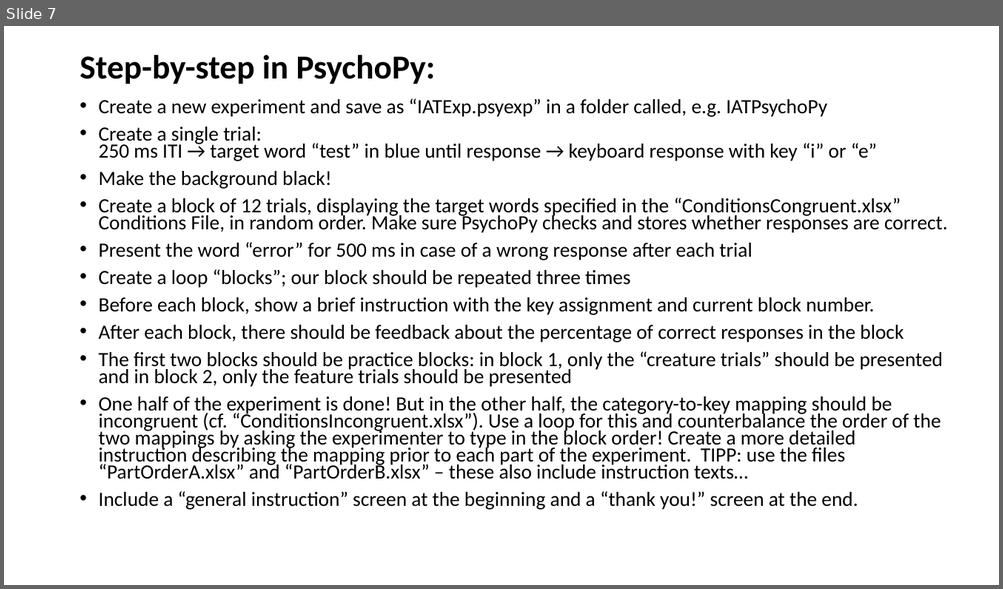
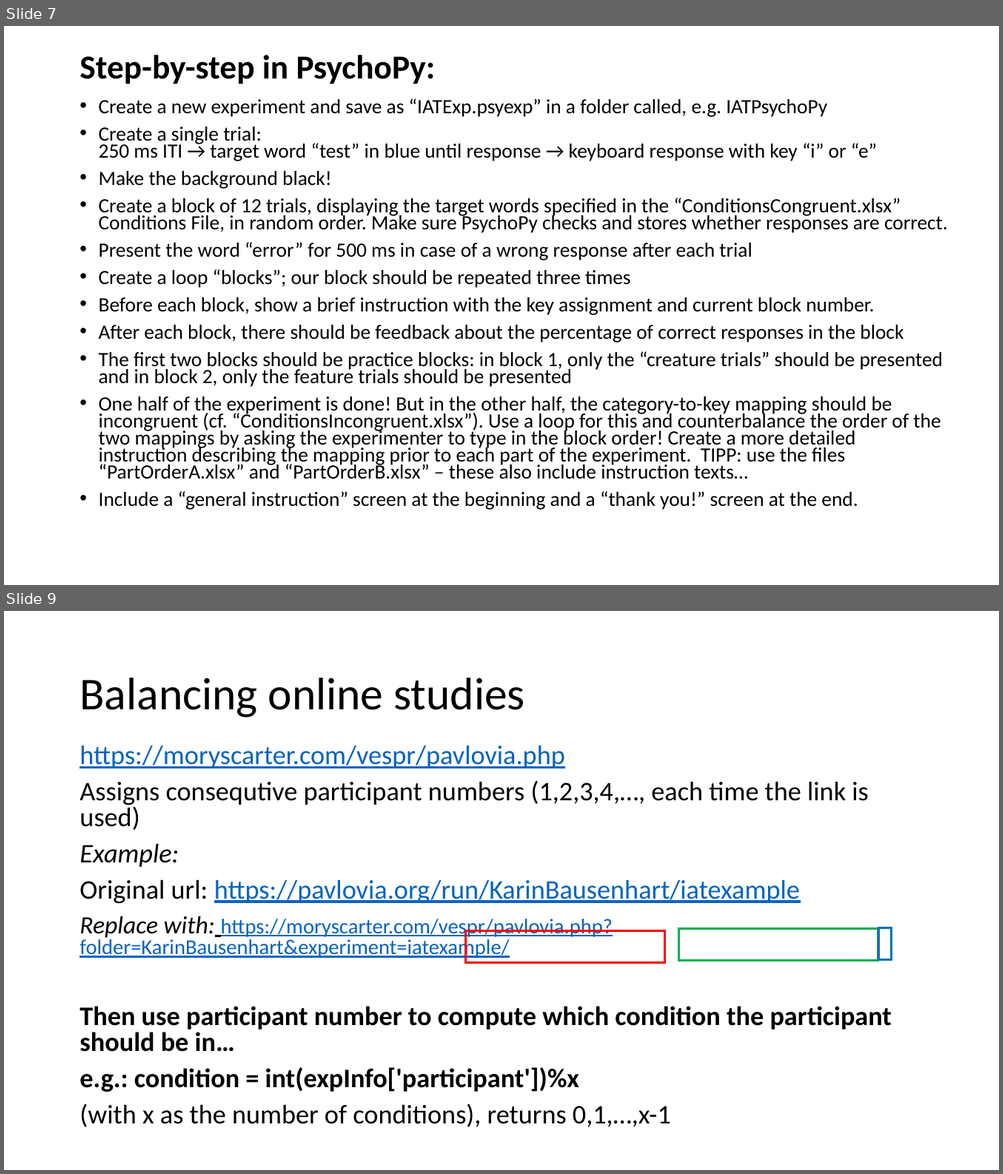
Before and after one commit to igmmgi/TuebingenWorkshopOnlineExperiments, a slide deck: PsychoPy/iat/IAT_Example.pptx. Shown one above the other, each under a label of ours: slide 7 before the commit, slides 7 and 9 after it; the slides between them are not shown. The pictures are 1003x589 and 1003x1174 pixels, drawn with LibreOffice and Linux fonts; fonts in the diff are those of the drawing. Boxes give left, top, right and bottom in pixels: in the first picture for what was removed or moved away, otherwise in the second. Text is boxed around its words. In the diff, an @@ line names an element or a change of style, - is before the commit and + after.

Commit message:
included balancing and debugging and resources

```diff
--- a/PsychoPy/iat/IAT_Example.pptx
+++ b/PsychoPy/iat/IAT_Example.pptx
@@ slide 9 added at (x1=4, y1=611, x2=999, y2=1170), background #FFFFFF @@
@@ title added at (x1=79, y1=678, x2=526, y2=718), 44 pt, text #000000 @@
+Balancing online studies
@@ text added at (x1=79, y1=745, x2=892, y2=1128), 25.9 pt, text #000000 @@
+https://moryscarter.com/vespr/pavlovia.php
+Assigns consequtive participant numbers (1,2,3,4,…, each time the link is used)
+Example:
+Original url: https://pavlovia.org/run/KarinBausenhart/iatexample
+Replace with: https://moryscarter.com/vespr/pavlovia.php?folder=KarinBausenhart&experiment=iatexample/
+Then use participant number to compute which condition the participant should be in…
+e.g.: condition = int(expInfo['participant'])%x
+(with x as the number of conditions), returns 0,1,…,x-1
@@ rectangle added at (x1=466, y1=931, x2=665, y2=963), outline #FF0000 2.25 pt @@
@@ rectangle added at (x1=678, y1=929, x2=878, y2=960), outline #00B050 2.25 pt @@
@@ rectangle added at (x1=879, y1=928, x2=891, y2=960), outline #0070C0 2.25 pt @@
```
Also in this commit, not shown: 2 other slides added, 1 slide removed.
